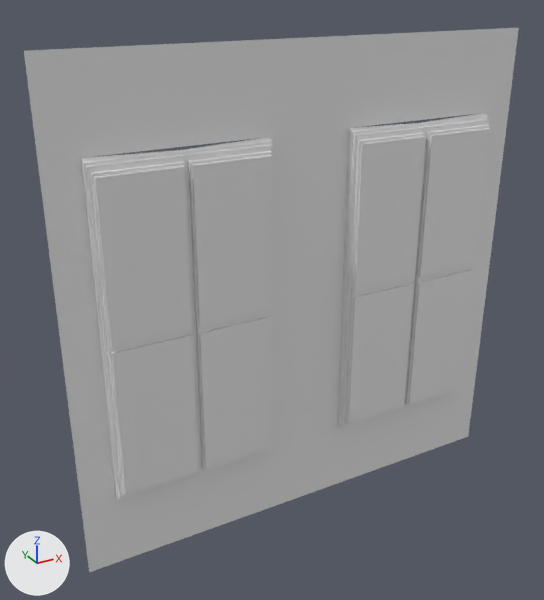
An edit to the FBX model Assets/Models/ModularKit/Modular_Set_A/2x2 Window_Panel_A.fbx, drawn before and after from the same camera.
Camera for both pictures: a 50 mm camera at (-0.0149, -0.0241, 0.0223) aimed at (-0.0014, 0.0004, 0.0101). Arrows for +X, +Y and +Z are at lower left; the lights stay in place. Where no turn or scale is listed for an object, it has been applied to the vertices.

In view in the first picture: '2x2 Window_Panel_A'.
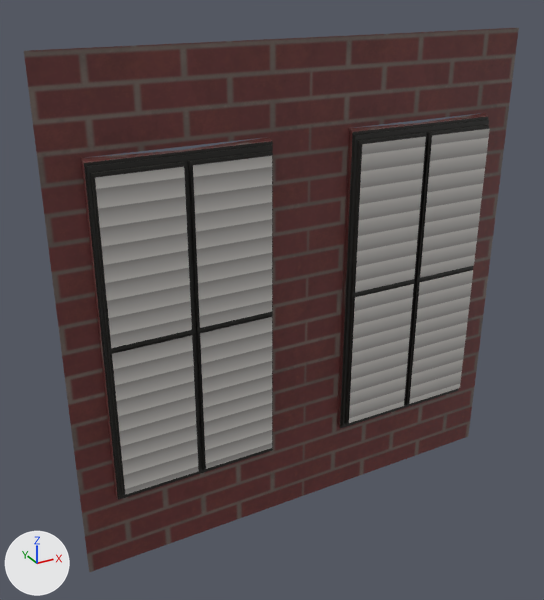
What differs and where, as boxes (x1, y1, x2, y2) in the pictures (544 x 600 px):
part 1 of me_2x2_window_panel_a, recoloured (grey to brown): (24, 28, 519, 572) in both
part 2 of me_2x2_window_panel_a, recoloured: (84, 116, 490, 500) in both

The edits, one by one:
Picture 'trimLow_Trim_BaseColor.png' (img_trimlow_trim_basecolor_png) is new.
Picture 'plane_divided_Brick_AlbedoTransparency.png' (img_plane_divided_brick_albedotransparency_png) is new.
Material 'Trim' (mat_trim) is new.
Its texture is img_trimlow_trim_basecolor_png.
Material 'Brick' (mat_brick) is new.
Its texture is img_plane_divided_brick_albedotransparency_png.
me_2x2_window_panel_a has 189 vertices, 362 faces and spans x -0.01..0.01, y -0.0006..0.0, z 0.0001..0.0201.
me_2x2_window_panel_a is used by ob_2x2_window_panel_a; location (0.0, 0.0, 0.0).
me_2x2_window_panel_a part 1: all 58 faces centred in x -0.0095..0.0095, y -0.0002..0.0, z 0.0012..0.019 switch from no material to mat_brick (picture img_plane_divided_brick_albedotransparency_png).
me_2x2_window_panel_a part 2: all 304 faces centred in x -0.0086..0.0086, y -0.0006..-0.0003, z 0.0034..0.0166 switch from no material to mat_trim (picture img_trimlow_trim_basecolor_png).
